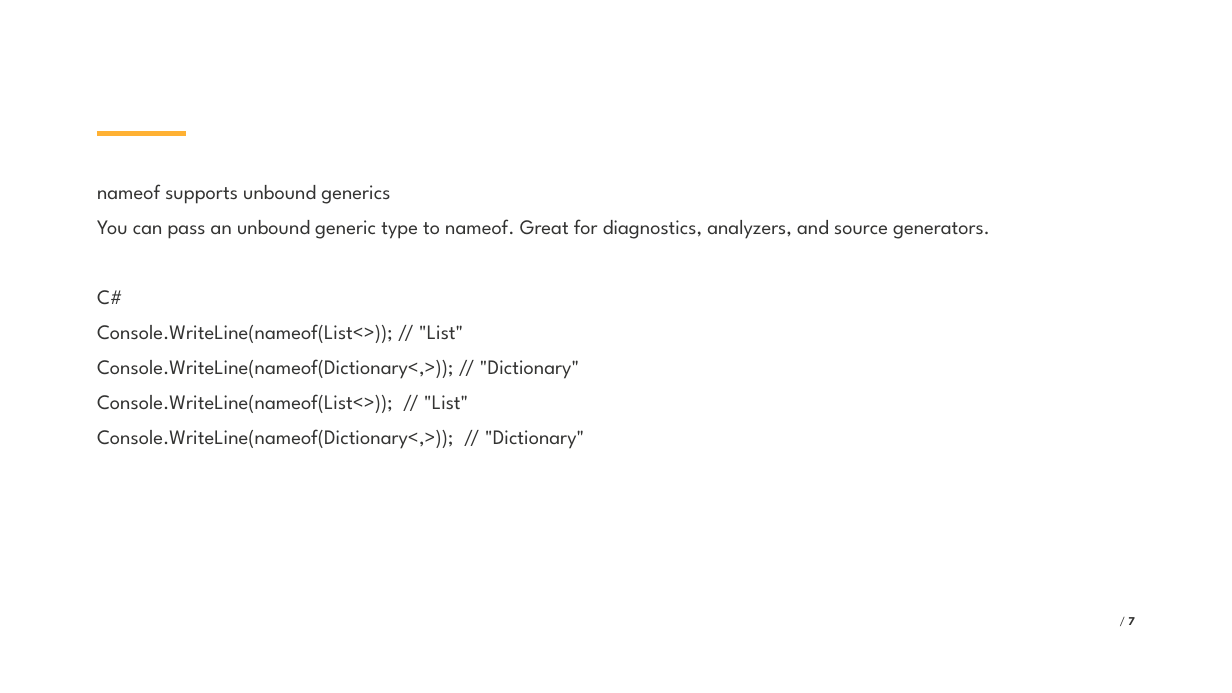
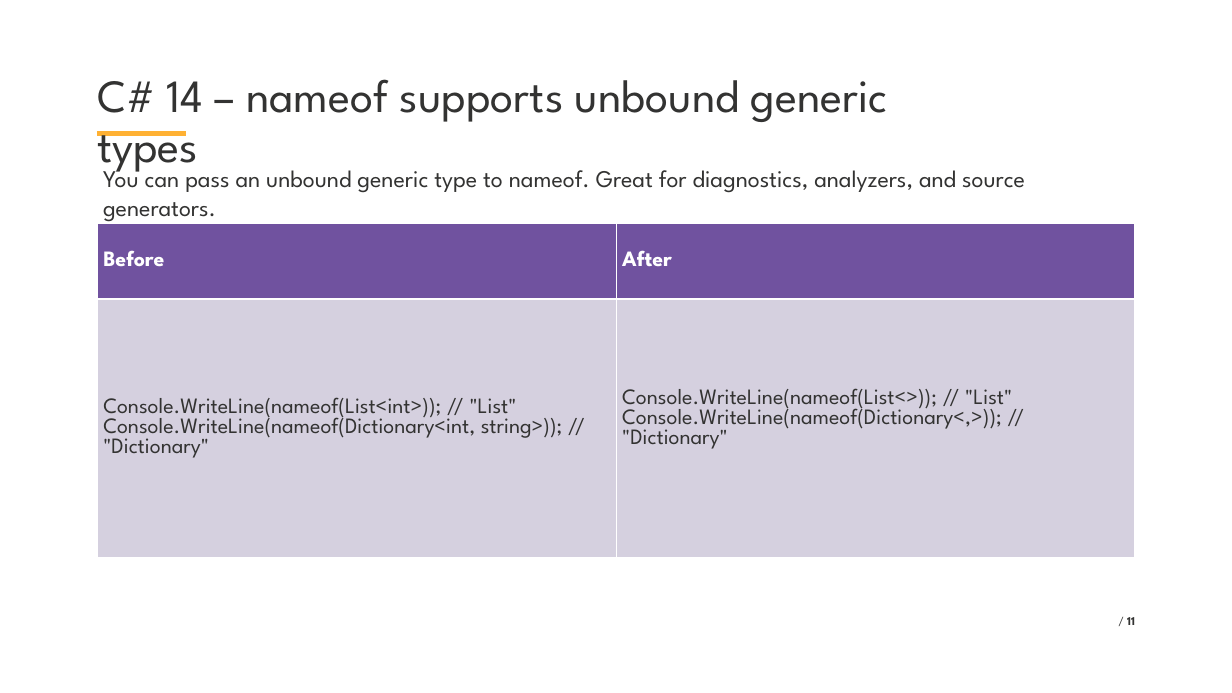
Before and after one commit to VladislavAntonyuk/AICalendar, a slide deck: slide 11 of .NET Conf 2025 - Ukraine (Eng).pptx (slide 7 before the commit). Drawn at 1232x693 pixels with LibreOffice and Linux fonts; fonts in the diff are those of the drawing; background and template pictures are left out. Boxes give left, top, right and bottom in pixels: in the first picture for what was removed or moved away, otherwise in the second. Text is boxed around its words. In the diff, an @@ line names an element or a change of style, - is before the commit and + after.

```diff
--- a/.NET Conf 2025 - Ukraine (Eng).pptx
+++ b/.NET Conf 2025 - Ukraine (Eng).pptx
@@ title added at (x1=97, y1=79, x2=888, y2=176), 54 pt, text #333332 @@
+C# 14 – nameof supports unbound generic types
@@ text added at (x1=103, y1=163, x2=1025, y2=193), 28 pt, text #333332 @@
+You can pass an unbound generic type to nameof. Great for diagnostics, analyzers, and source generators.
@@ text removed at (x1=97, y1=184, x2=990, y2=449) @@
-nameof supports unbound generics
-You can pass an unbound generic type to nameof. Great for diagnostics, analyzers, and source generators.
-C#
-Console.WriteLine(nameof(List<>)); // "List"
-Console.WriteLine(nameof(Dictionary<,>)); // "Dictionary"
-Console.WriteLine(nameof(List<>)); // "List"
-Console.WriteLine(nameof(Dictionary<,>)); // "Dictionary"
@@ table added at (x1=97, y1=224, x2=1135, y2=557), 2 rows, 2 columns @@
+Before | After
+Console.WriteLine(nameof(List<int>)); // "List" / Console.WriteLine(nameof(Dictionary<int, string>)); // "Dictionary" | Console.WriteLine(nameof(List<>)); // "List" / Console.WriteLine(nameof(Dictionary<,>)); // "Dictionary"
@@ page number at (x1=1127, y1=617, x2=1135, y2=625): text changed; bold on @@
-/ 7
+/ 11
```
Also in this commit, not shown: 10 other slides changed, 12 slides added, 3 slides removed, 43 other files.
